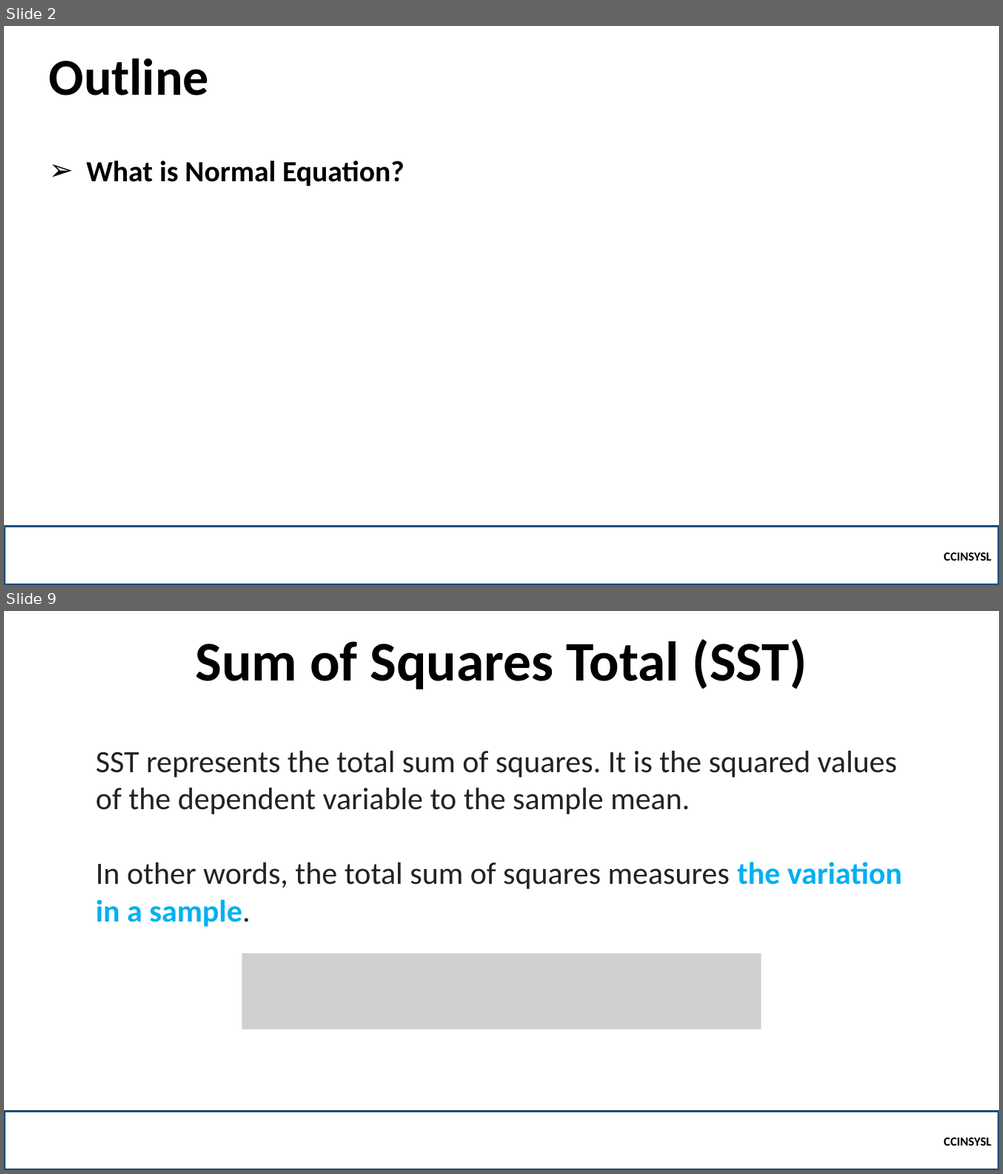
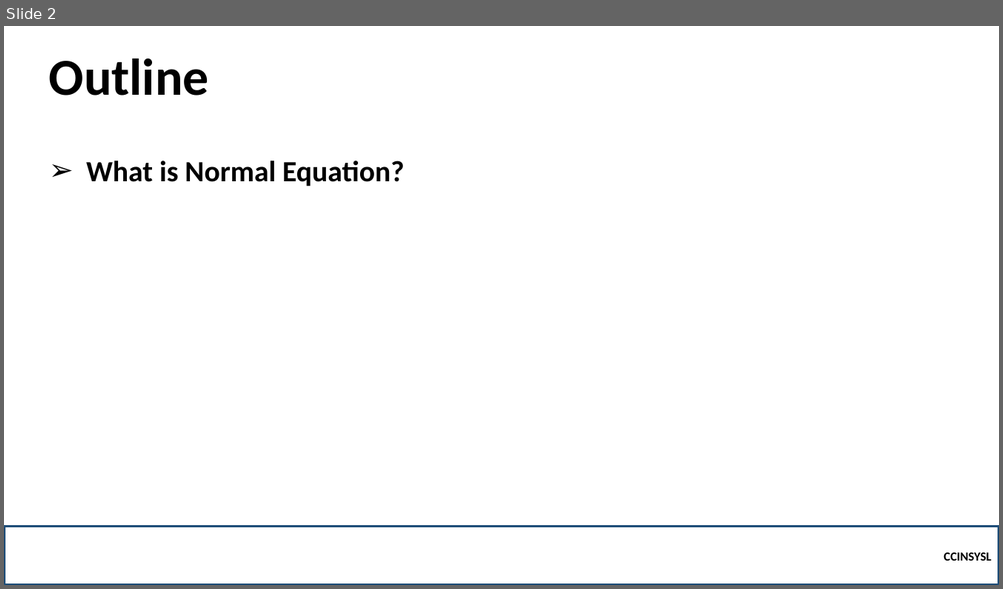
Before and after one commit to robitussin/CCINSYSL, a slide deck: 5 - Multiple Linear Regression/Normal Equation.pptx. Shown one above the other, each under a label of ours: slides 2 and 9 before the commit, slide 2 after it; the slides between them are not shown. The pictures are 1003x1174 and 1003x589 pixels, drawn with LibreOffice and Linux fonts; fonts in the diff are those of the drawing; grey boxes stand for pictures; background and template pictures are left out. Boxes give left, top, right and bottom in pixels: in the first picture for what was removed or moved away, otherwise in the second. Text is boxed around its words. In the diff, an @@ line names an element or a change of style, - is before the commit and + after.

```diff
--- a/5 - Multiple Linear Regression/Normal Equation.pptx
+++ b/5 - Multiple Linear Regression/Normal Equation.pptx
@@ slide 9 removed at (4,611,999,1170), background picture (left out) @@
@@ title removed at (195,639,807,689) @@
-Sum of Squares Total (SST)
@@ text removed at (96,751,902,927) @@
-SST represents the total sum of squares. It is the squared values of the dependent variable to the sample mean.
-In other words, the total sum of squares measures the variation in a sample.
@@ picture removed at (242,954,761,1030) @@
@@ rectangle removed at (4,1112,999,1170) @@
-CCINSYSL
```
Also in this commit, not shown: 4 slides changed, 4 slides added, 5 other slides removed, 2 other files.
